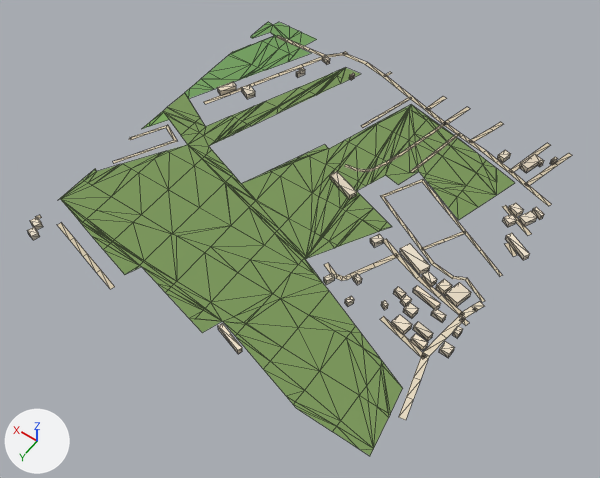
Before and after pictures for a commit that changed the glTF model public/assets/bengaluru-region-v1/tiles/t14_-34-l0.glb.
Before and after are seen from a 50 mm camera at (6864.0, -16184.0, 785.0) aimed at (7235.0, -16702.0, -30.0). The lights are fixed; the arrows at lower left show +X, +Y and +Z. The older version comes first. Mesh edges are drawn as thin lines. Vertices at exactly the same position are counted once.

The older version as bpy lines, for what is in view:
```python
me_building = bpy.data.meshes.new('building')
me_building.from_pydata(...)  # 300 vertices, 377 faces; spans x -14.0..498.0, y 23.0..504.0, z 0.0..8.0
me_building.materials.append(mat_building)
me_ground = bpy.data.meshes.new('ground')
me_ground.from_pydata(...)  # 664 vertices, 832 faces; spans x -4.0..503.0, y -1.0..503.0, z 1.0
me_ground.materials.append(mat_ground)
# before: 406 (499.0, 310.0, 1.0) at pixel (131, 137), 407 (501.0, 313.0, 1.0) at pixel (128, 139), 408 (502.0, 310.0, 1.0) at pixel (129, 137), 409 (497.0, 313.0, 1.0) at pixel (130, 139)
# before: 544 (354.0, 503.0, 1.0) at pixel (110, 289), 545 (352.0, 497.0, 1.0) at pixel (114, 286), 546 (383.0, 495.0, 1.0) at pixel (96, 272), 547 (382.0, 489.0, 1.0) at pixel (100, 269)
ob_building = bpy.data.objects.new('building', me_building)
ob_building.location = (7000.0, -17000.0, 0.0)
ob_ground = bpy.data.objects.new('ground', me_ground)
ob_ground.location = (7000.0, -17000.0, 0.0)
```
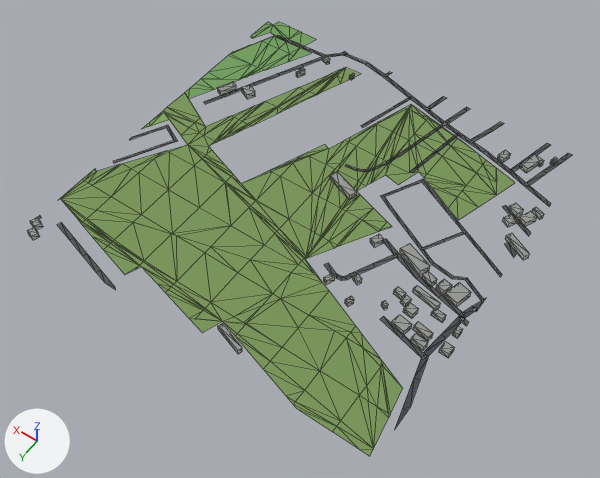
Location of each change, (x1, y1, x2, y2) in pixels of the pictures (600 x 478 px; the box of a moved part takes in the faces that stretch with it):
'ground', reshaped
    before: (35, 22, 572, 456)
    after: (38, 22, 572, 456)
part 1 of me_building, recoloured
    both: (27, 55, 557, 357)
part 2 of me_ground, moved or reshaped
    before: (399, 96, 572, 420)
    after: (394, 96, 572, 430)
part 3 of me_ground, moved or reshaped
    before: (130, 132, 149, 140)
    after: (129, 132, 149, 140)
part 4 of me_ground, reshaped
    before: (97, 270, 115, 289)
    after: (97, 270, 116, 290)
part 5 of me_ground, recoloured
    both: (57, 35, 551, 359)

What the commit changed:
me_building is used by ob_building; location (7000.0, -17000.0, 0.0).
me_building had 300 vertices, 377 faces and spanned x -14.0..498.0, y 23.0..504.0, z 0.0..8.0.
me_building now has 300 vertices, 454 faces and spans x -14.0..498.0, y 23.0..504.0, z 0.0..8.0.
me_building part 1: 377 kept faces spanning x -14.0..498.0, y 23.0..504.0, z 0.0..8.0 get new vertex colours.
Edits to the shape of me_building do not show in these pictures.
me_ground is used by ob_ground; location (7000.0, -17000.0, 0.0).
Verts and faces of me_ground; kept vertices keep their numbers, new ones are numbered from 664.
me_ground had 664 vertices, 832 faces and spanned x -4.0..503.0, y -1.0..503.0, z 1.0.
me_ground now has 671 vertices, 839 faces and spans x 0.0..500.0, y 0.0..500.0, z 1.0.
Part 2, on me_ground:
17 vertices are removed from x -4.0..205.0, y -1.0..448.0, z 1.0.
17 faces are deleted.
20 vertices move from x -2.0..199.0, y -1.0..311.0, z 1.0 to x 0.0..205.0, y 0.0..311.0, z 1.0.
23 vertices are added at x 0.0..199.0, y 0.0..463.0, z 1.0.
23 new faces join them.
Part 3, on me_ground:
Faces deleted: (406, 408, 409).
Vertex 407 moves to (500.0, 314.0, 1.0), pixel (129, 139).
Vertex 409 moves to (499.0, 314.0, 1.0), pixel (129, 140).
Vertex 406 moves to (500.0, 311.0, 1.0), pixel (130, 138).
Vertex 408 moves to (500.0, 308.0, 1.0), pixel (132, 136).
New faces: (406, 409, 408).
Part 4, on me_ground:
Vertices deleted: 544, 545 (with the faces that use them).
New vertex 682 is at (348.0, 500.0, 1.0), pixel (115, 290).
New vertex 683 is at (351.0, 497.0, 1.0), pixel (115, 287).
New vertex 684 is at (353.0, 500.0, 1.0), pixel (112, 288).
New vertex 685 is at (365.0, 500.0, 1.0), pixel (105, 283).
New faces: (682, 683, 684), (683, 685, 684), (547, 685, 683), (546, 685, 547).
me_ground part 5: 202 kept faces spanning x 0.0..500.0, y 0.0..495.0, z 1.0 get new vertex colours; the middle colour goes from beige #d7c9ae to dark grey #535556.
Other edits to the shape of me_ground do not show in these pictures.
